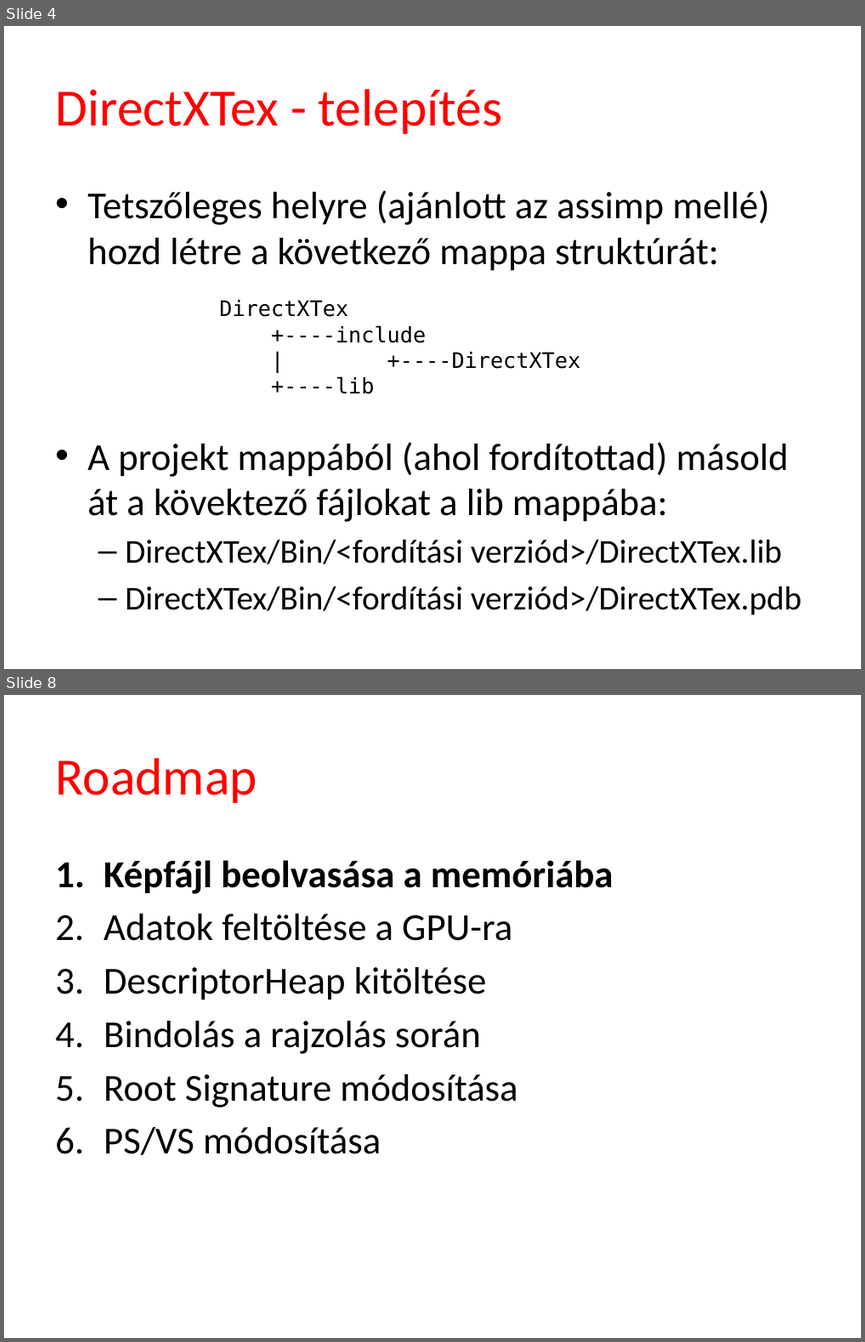
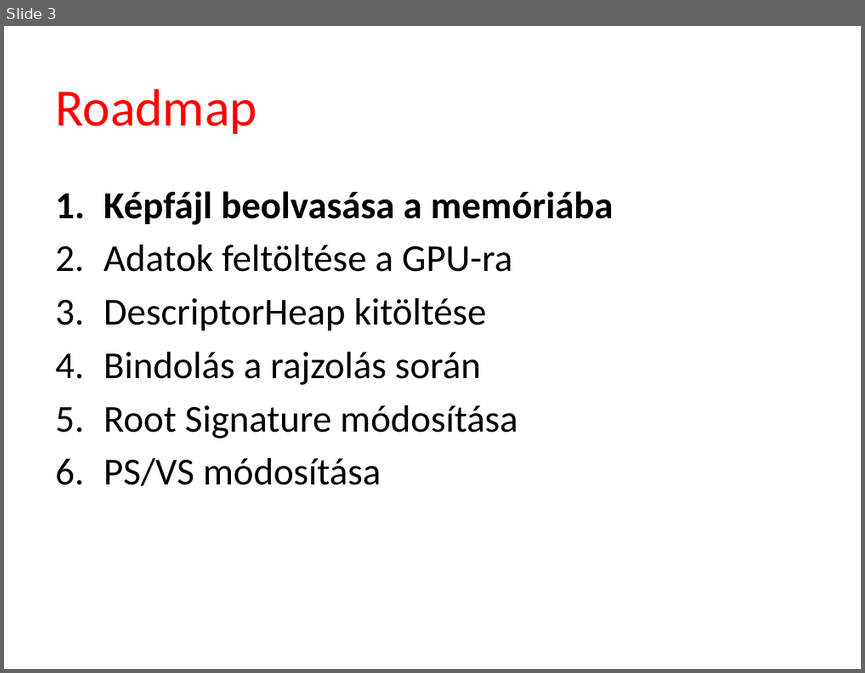
Before and after one commit to szecsi/dx12, a slide deck: Slides/ggl005-Camera.pptx. Shown one above the other, each under a label of ours: slides 4 and 8 before the commit, slide 3 after it; the slides between them are not shown. The pictures are 865x1342 and 865x673 pixels, drawn with LibreOffice and Linux fonts; fonts in the diff are those of the drawing; background and template pictures are left out. Boxes give left, top, right and bottom in pixels: in the first picture for what was removed or moved away, otherwise in the second. Text is boxed around its words. In the diff, an @@ line names an element or a change of style, - is before the commit and + after.

```diff
--- a/Slides/ggl005-Camera.pptx
+++ b/Slides/ggl005-Camera.pptx
@@ slide 4 removed at (4, 26, 861, 669), background #FFFFFF @@
@@ title removed at (55, 89, 502, 134) @@
-DirectXTex - telepítés
@@ text removed at (87, 190, 801, 615) @@
-• Tetszőleges helyre (ajánlott az assimp mellé) hozd létre a következő mappa struktúrát:
-• A projekt mappából (ahol fordítottad) másold át a kövektező fájlokat a lib mappába:
-  – DirectXTex/Bin/<fordítási verziód>/DirectXTex.lib
-  – DirectXTex/Bin/<fordítási verziód>/DirectXTex.pdb
@@ text removed at (219, 300, 581, 394) @@
-DirectXTex
-+----include
-| +----DirectXTex
-+----lib
@@ what was slide 8 is now slide 3 @@
```
Also in this commit, not shown: 1 slide changed, 1 slide added, 5 other slides removed, 3 other files.
